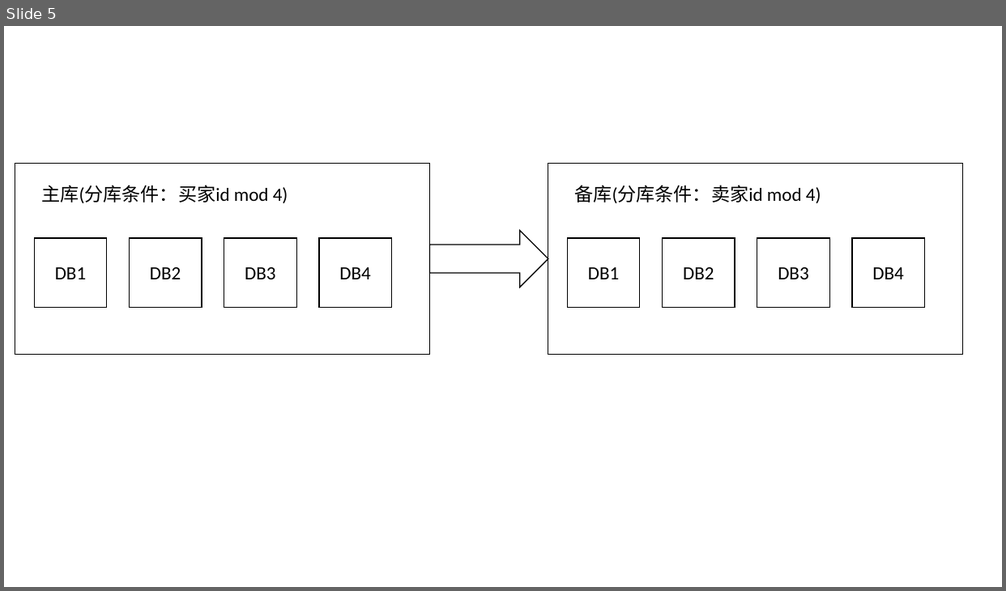
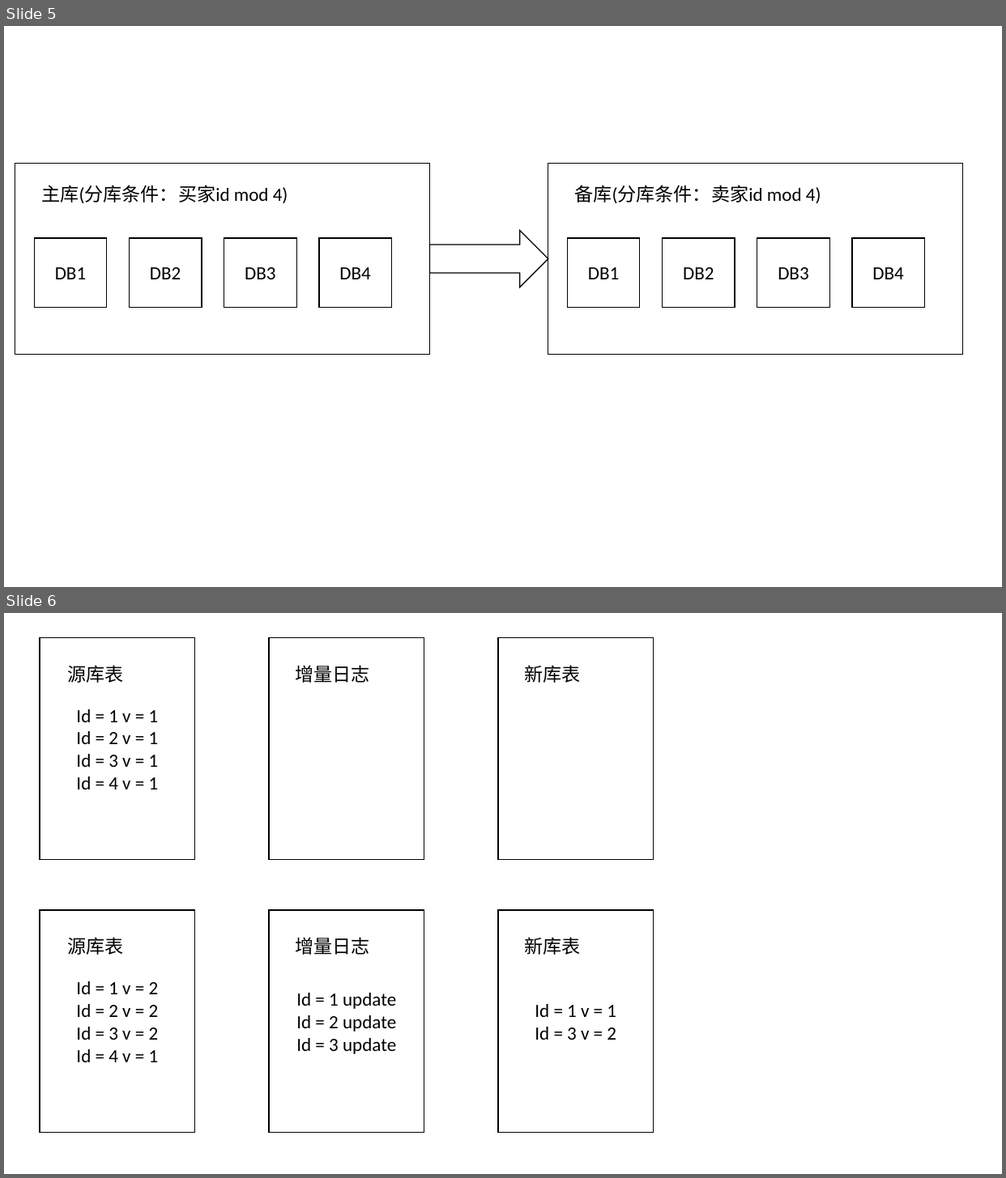
Before and after one commit to 554291911/-, a slide deck: PPT/数据访问层.pptx. Shown one above the other, each under a label of ours: slide 5 before the commit, slides 5 and 6 after it. The pictures are 1006x591 and 1006x1178 pixels, drawn with LibreOffice and Linux fonts; fonts in the diff are those of the drawing. Boxes give left, top, right and bottom in pixels: in the first picture for what was removed or moved away, otherwise in the second. Text is boxed around its words. In the diff, an @@ line names an element or a change of style, - is before the commit and + after.

```diff
--- a/PPT/数据访问层.pptx
+++ b/PPT/数据访问层.pptx
@@ slide 6 added at <box>4,613,1002,1174</box>, background #FFFFFF @@
@@ rectangle added at <box>40,637,195,860</box>, fill #FFFFFF, outline #000000 1 pt, 18 pt, text #000000 @@
+Id = 1 v = 1
+Id = 2 v = 1
+Id = 3 v = 1
+Id = 4 v = 1
@@ rectangle added at <box>269,637,424,860</box>, fill #FFFFFF, outline #000000 1 pt @@
@@ rectangle added at <box>498,637,653,860</box>, fill #FFFFFF, outline #000000 1 pt @@
@@ text added at <box>67,665,123,683</box>, 18 pt, text #000000 @@
+源库表
@@ text added at <box>296,665,370,683</box>, 18 pt, text #000000 @@
+增量日志
@@ text added at <box>525,665,581,683</box>, 18 pt, text #000000 @@
+新库表
@@ rectangle added at <box>40,910,195,1132</box>, fill #FFFFFF, outline #000000 1 pt, 18 pt, text #000000 @@
+Id = 1 v = 2
+Id = 2 v = 2
+Id = 3 v = 2
+Id = 4 v = 1
@@ rectangle added at <box>269,910,424,1132</box>, fill #FFFFFF, outline #000000 1 pt, 18 pt, text #000000 @@
+Id = 1 update
+Id = 2 update
+Id = 3 update
@@ rectangle added at <box>498,910,653,1132</box>, fill #FFFFFF, outline #000000 1 pt, 18 pt, text #000000 @@
+Id = 1 v = 1
+Id = 3 v = 2
@@ text added at <box>67,937,123,955</box>, 18 pt, text #000000 @@
+源库表
@@ text added at <box>296,937,370,955</box>, 18 pt, text #000000 @@
+增量日志
@@ text added at <box>525,937,581,955</box>, 18 pt, text #000000 @@
+新库表
```
Also in this commit, not shown: 1 other slide added, 12 other files.
